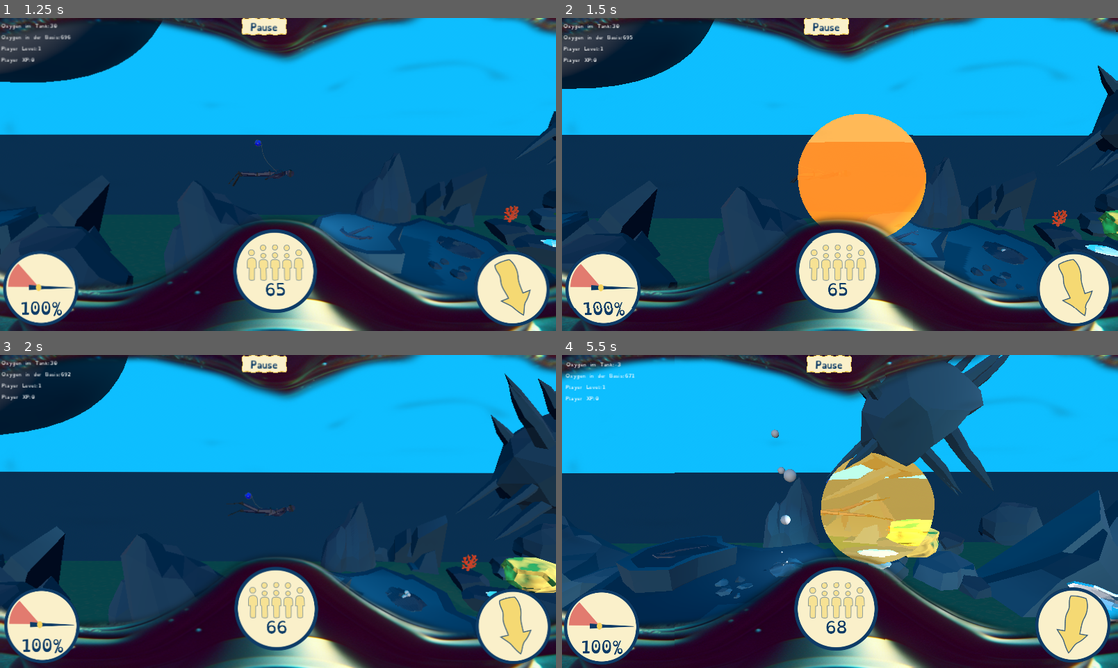
Above: before the commit, frames 1-4 (two rows, left to right).
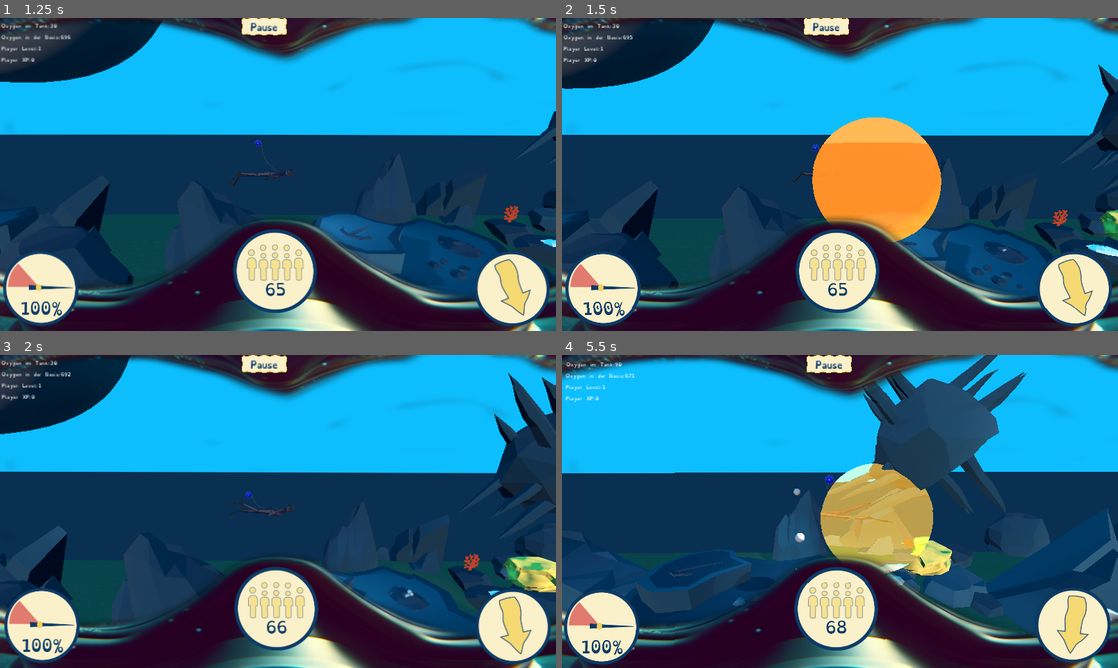
Above: after the commit, the same moments.

Repository: bastifpv/GGJ25
Game: Godot game, scene res://scenes/menu.tscn
Two runs of this game, one before a commit and one after it. Both use one fixed random seed, a clock stepped at 60 frames per second and the inputs below.
Inputs:
- Up to frame 1 (1.25 s): click "Start Game" at 0.5 s
- Up to frame 2 (1.5 s): hold D (right) from 1.28 s (still down); hold E (bomb) from 1.28 s (still down)
- Up to frame 3 (2 s): keep holding D (right); keep holding E (bomb)
- Up to frame 4 (5.5 s): release D (right) at 2.03 s; release E (bomb) at 2.03 s; hold S (down) 2.03-2.78 s; tap E (bomb) at 2.1, 3.05, 3.6, 5.3 s; hold D (right) 2.78-3.53 s; hold Space (release) 2.78-3.53 s; hold W (up) 3.53-4.28 s; hold E (bomb) 4.28-5.03 s; hold A (left) from 4.28 s (still down); tap Space (release) at 5.1 s

Frame 1 is identical in both runs. In frame 2, 2.8% of the frame differs, in the area x 0-100%, y 0-96%; in frame 3, 2.5%; in frame 4, 14%.

Commit message:
to be safe...

Diff:
--- a/scenes/prefabs/xplode.tscn
+++ b/scenes/prefabs/xplode.tscn
@@ -12,12 +12,10 @@
 
 [node name="RigidBody3D" type="RigidBody3D" parent="."]
 transform = Transform3D(1, 0, 0, 0, 1, 0, 0, 0, 1, 0.5, 0, 0)
-collision_layer = 16
-collision_mask = 0
-mass = 0.001
-gravity_scale = 0.0
+collision_mask = 17
 
 [node name="MeshInstance3D" type="MeshInstance3D" parent="RigidBody3D"]
+layers = 17
 material_override = ExtResource("1_38rib")
 mesh = SubResource("SphereMesh_8ei7f")
 
--- a/scripts/explodable.gd
+++ b/scripts/explodable.gd
@@ -5,9 +5,9 @@
 
 # Called when the node enters the scene tree for the first time.
 func _ready() -> void:
+	$"stone-snow".material_override = soft_mat
 	set_meta("explodable", true)
-	$"stone-snow".material_override = soft_mat
-	set_collision_layer(5)
+	set_collision_layer_value(5, true)
 
 func destroy():
 	destroying = true
--- a/scripts/player.gd
+++ b/scripts/player.gd
@@ -54,8 +54,8 @@
 	if Input.is_action_pressed("bomb"):
 		if bomb_action == false:
 			var bang: Node3D = xplosion.instantiate()
-			$Kopf.add_child(bang)
-			bang.position = Vector3.ZERO
+			get_parent().add_child(bang)
+			bang.global_position = $Kopf.global_position
 			bomb_action = true
 	else:
 		bomb_action = false
--- a/scripts/worldgenerator.gd
+++ b/scripts/worldgenerator.gd
@@ -10,9 +10,9 @@
 var MaxPlacedChunks = 1
 var MinPlacedChunks = 1
 var player : Node3D
-const CHUNK_SIZE = 50
+const CHUNK_SIZE = 50.0
 const CHUNK_DISPLACEMENT = .5
-const SAND_LENGHT = 10
+const SAND_LENGHT = 10.0
 const SAND_Y_DISPLACEMENT = -.25
 
 
--- a/scripts/xplode.gd
+++ b/scripts/xplode.gd
@@ -16,5 +16,6 @@
 
 
 func on_explosion_hit(body: Node) -> void:
+	print(body.name, " hit by explosion")
 	if body.get_meta("explodable", false):
 		print(body.name, " hit by explosion")
Not shown: 1 places in materials/water_waves_texture.tres that only renumber resources
Not shown: 1 places in scenes/startscene.tscn that only renumber resources
